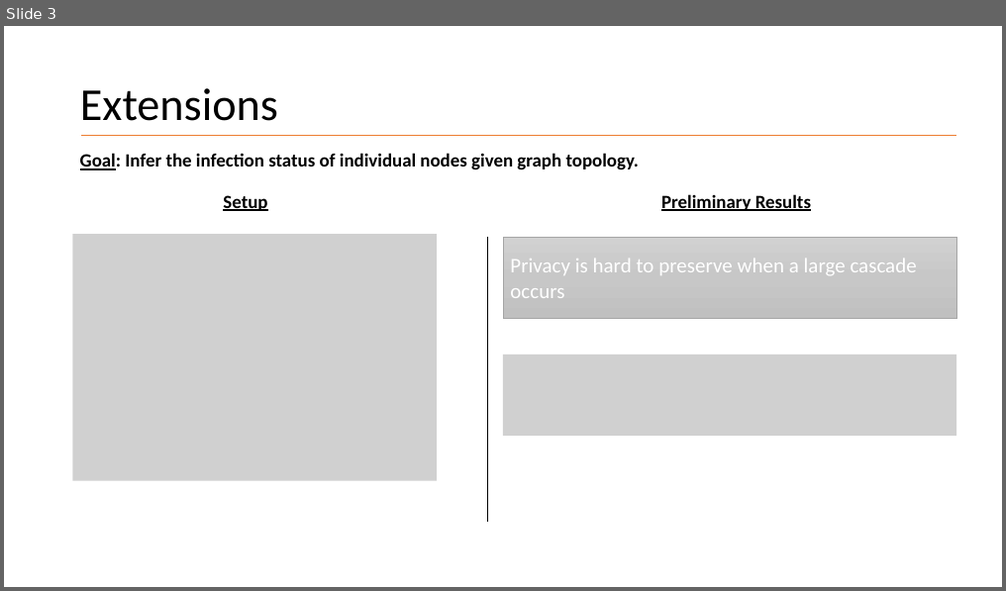
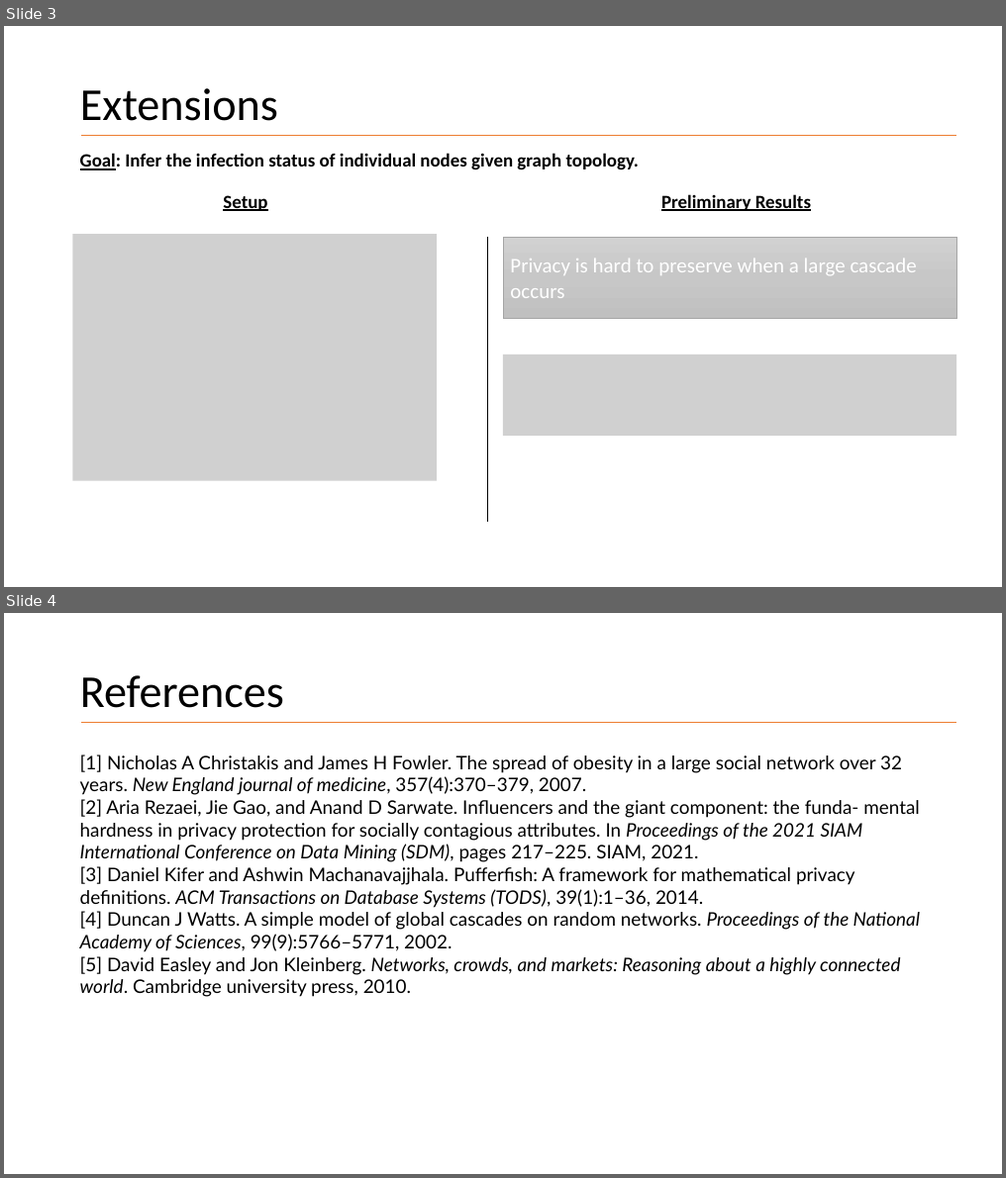
Before and after one commit to zhangz73/CS6850-Project, a slide deck: Presentation_INFO6850.pptx. Shown one above the other, each under a label of ours: slide 3 before the commit, slides 3 and 4 after it. The pictures are 1006x591 and 1006x1178 pixels, drawn with LibreOffice and Linux fonts; fonts in the diff are those of the drawing; grey boxes stand for pictures. Boxes give left, top, right and bottom in pixels: in the first picture for what was removed or moved away, otherwise in the second. Text is boxed around its words. In the diff, an @@ line names an element or a change of style, - is before the commit and + after.

Commit message:
add references to slides

```diff
--- a/Presentation_INFO6850.pptx
+++ b/Presentation_INFO6850.pptx
@@ slide 4 added at box(4, 613, 1002, 1174), background #FFFFFF @@
@@ title added at box(80, 675, 284, 708), 44 pt, text #000000 @@
+References
@@ line added from (82, 722) to (957, 722), #ED7D31 1 pt @@
@@ text added at box(80, 755, 920, 997), 18 pt, text #000000 @@
+[1] Nicholas A Christakis and James H Fowler. The spread of obesity in a large social network over 32 years. New England journal of medicine, 357(4):370–379, 2007.
+[2] Aria Rezaei, Jie Gao, and Anand D Sarwate. Influencers and the giant component: the funda- mental hardness in privacy protection for socially contagious attributes. In Proceedings of the 2021 SIAM International Conference on Data Mining (SDM), pages 217–225. SIAM, 2021.
+[3] Daniel Kifer and Ashwin Machanavajjhala. Pufferfish: A framework for mathematical privacy definitions. ACM Transactions on Database Systems (TODS), 39(1):1–36, 2014.
+[4] Duncan J Watts. A simple model of global cascades on random networks. Proceedings of the National Academy of Sciences, 99(9):5766–5771, 2002.
+[5] David Easley and Jon Kleinberg. Networks, crowds, and markets: Reasoning about a highly connected world. Cambridge university press, 2010.
```
